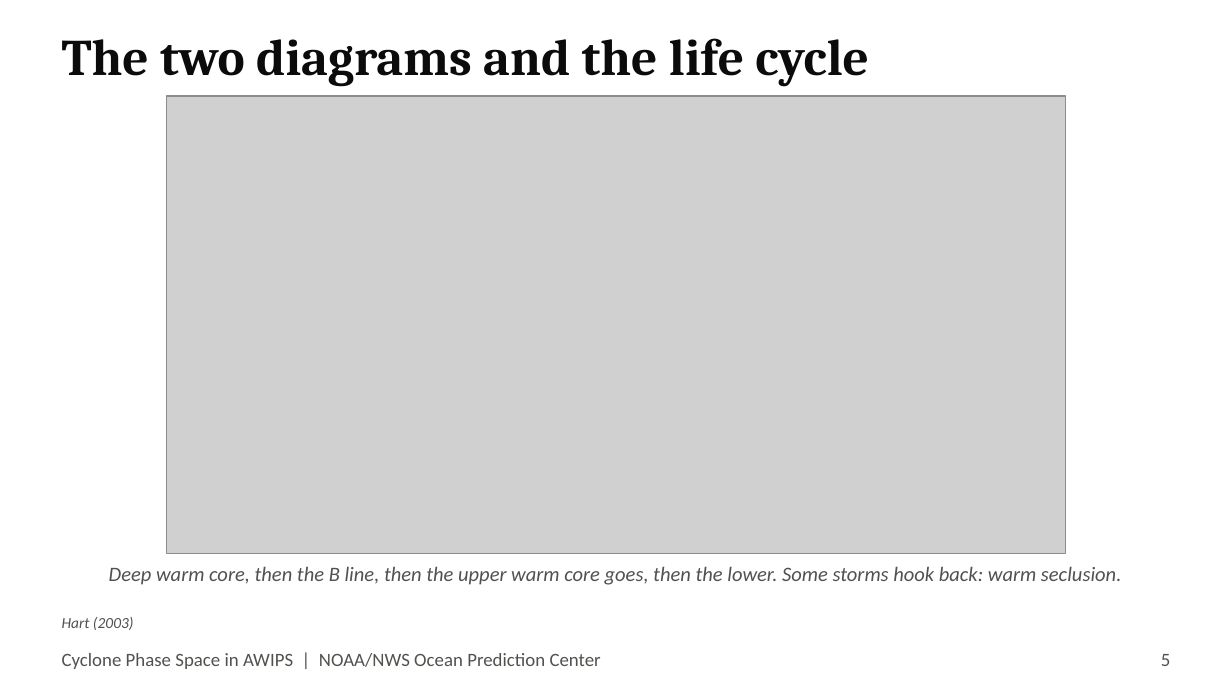
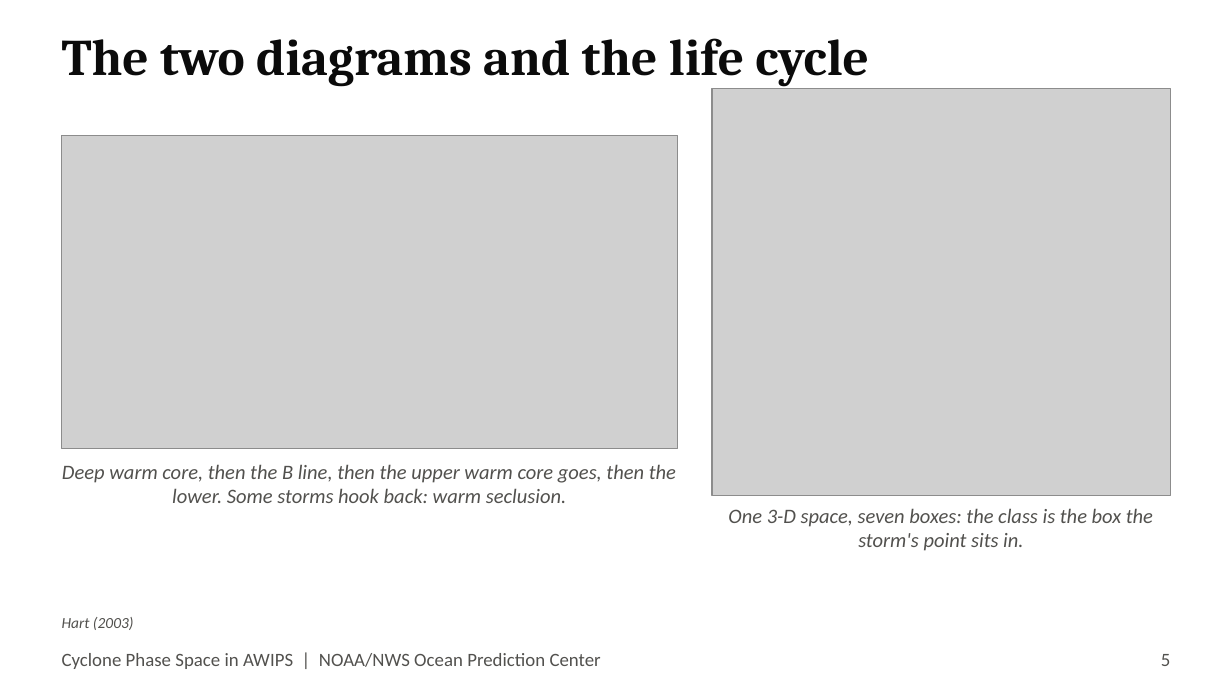
Before and after one commit to jkrek17/awips-tools, a slide deck: slide 5 of cyclone_phase_space/docs/TALK.pptx. Drawn at 1232x693 pixels with LibreOffice and Linux fonts; fonts in the diff are those of the drawing; grey boxes stand for pictures. Boxes give left, top, right and bottom in pixels: in the first picture for what was removed or moved away, otherwise in the second. Text is boxed around its words. In the diff, an @@ line names an element or a change of style, - is before the commit and + after.

```diff
--- a/cyclone_phase_space/docs/TALK.pptx
+++ b/cyclone_phase_space/docs/TALK.pptx
@@ picture added at [712,89,1170,495] @@
@@ picture: place and size @@
-picture at [166,96,1066,554]
+picture at [62,136,678,450]
@@ text "Deep warm core, then the ..." rewrapped from [109,566,1121,585] to [62,464,676,503] @@
@@ text added at [728,508,1153,551], 12 pt, text #52514E, italic @@
+One 3-D space, seven boxes: the class is the box the storm's point sits in.
```
Also in this commit, not shown: 11 other files.
